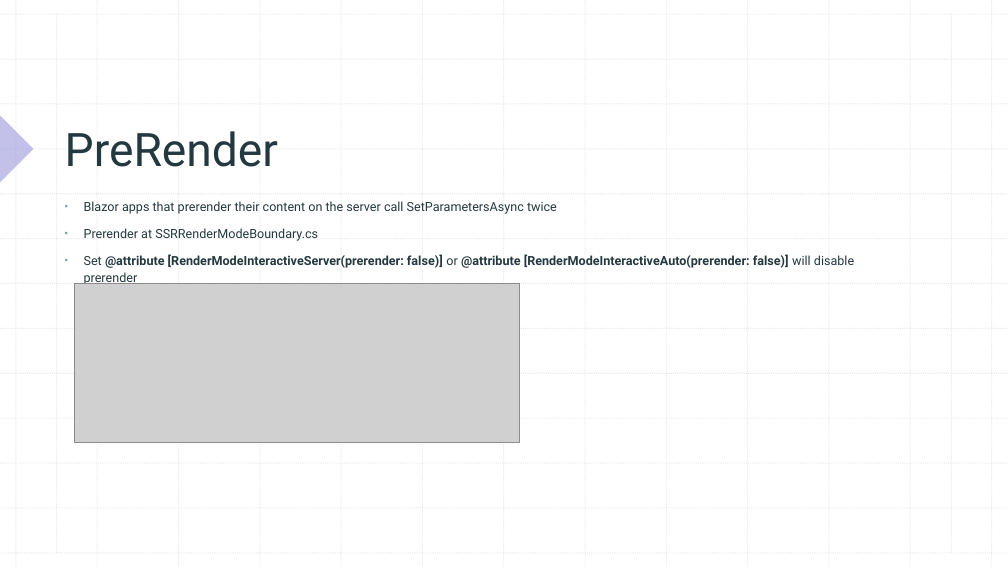
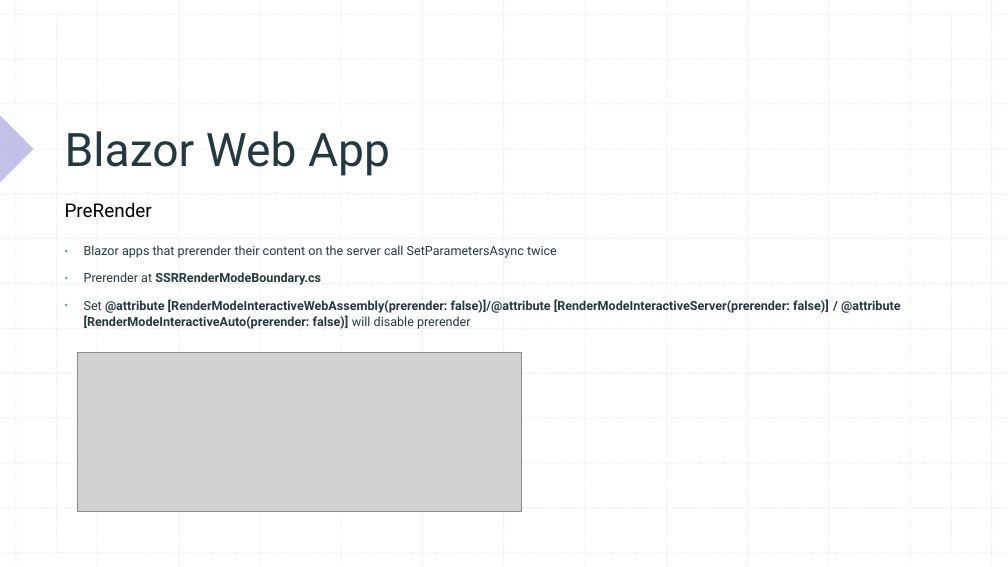
Before and after one commit to xccu/NetCore-Demo, a slide deck: slide 22 of Blazor in .net 8.pptx (slide 20 before the commit). Drawn at 1008x567 pixels with LibreOffice and Linux fonts; fonts in the diff are those of the drawing; grey boxes stand for pictures. Boxes give left, top, right and bottom in pixels: in the first picture for what was removed or moved away, otherwise in the second. Text is boxed around its words. In the diff, an @@ line names an element or a change of style, - is before the commit and + after.

```diff
--- a/Blazor in .net 8.pptx
+++ b/Blazor in .net 8.pptx
@@ title at bbox=[65, 131, 390, 176]: text changed @@
-PreRender
+Blazor Web App
@@ text added at bbox=[65, 202, 152, 218], 18 pt, text #000000 @@
+PreRender
@@ text "Blazor apps that prerender their ...": place and size @@
-text "Blazor apps that prerender their ..." at bbox=[84, 201, 854, 284]
+text "Blazor apps that prerender their ..." at bbox=[84, 245, 901, 329]
@@ text at bbox=[84, 299, 901, 329]: text changed @@
-▪ Set @attribute [RenderModeInteractiveServer(prerender: false)] or @attribute [RenderModeInteractiveAuto(prerender: false)] will disable prerender
+▪ Set @attribute [RenderModeInteractiveWebAssembly(prerender: false)]/@attribute [RenderModeInteractiveServer(prerender: false)] / @attribute [RenderModeInteractiveAuto(prerender: false)] will disable prerender
@@ text at bbox=[84, 272, 321, 285]: bold on in "SSRRenderModeBoundary.cs" @@
@@ picture: place and size @@
-picture at bbox=[75, 284, 520, 442]
+picture at bbox=[77, 352, 523, 511]
```
Also in this commit, not shown: 2 other slides changed, 3 slides added, 2 other files.
